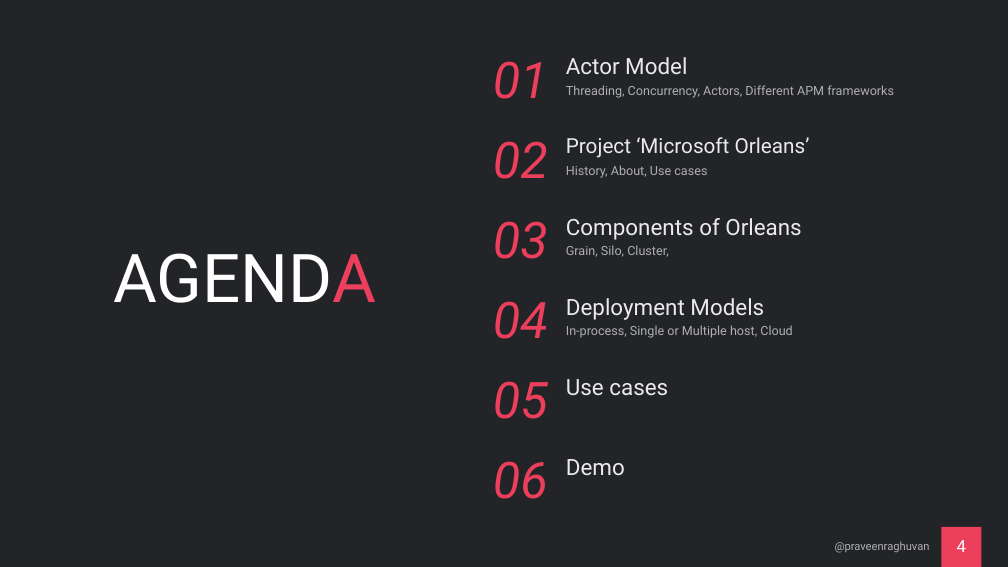
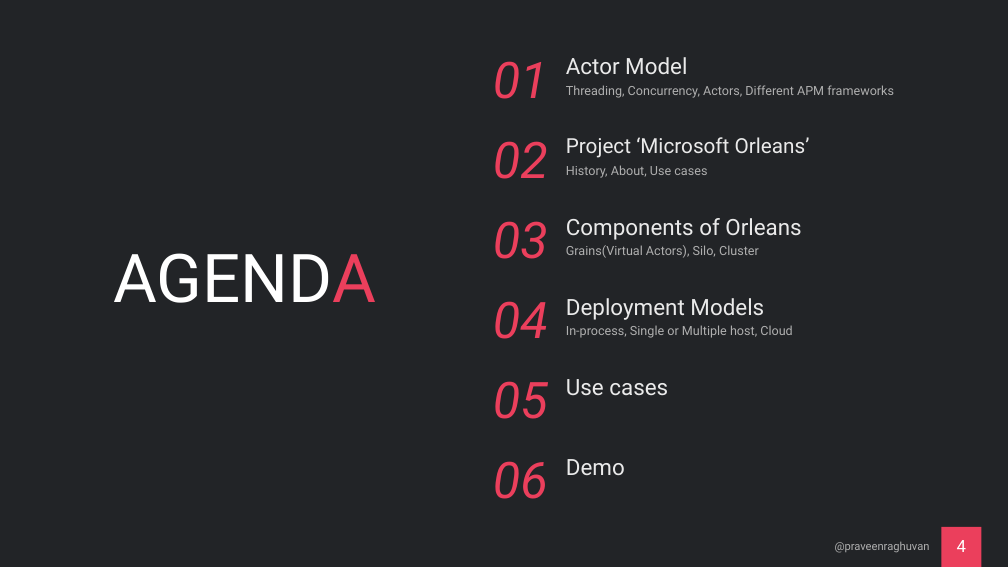
Before and after one commit to praveenraghuvanshi/tech-sessions, a slide deck: slide 4 of drafts/Orleans/ppt/Orleans_draft.pptx. Drawn at 1008x567 pixels with LibreOffice and Linux fonts; fonts in the diff are those of the drawing. Boxes give left, top, right and bottom in pixels: in the first picture for what was removed or moved away, otherwise in the second. Text is boxed around its words. In the diff, an @@ line names an element or a change of style, - is before the commit and + after.

```diff
--- a/drafts/Orleans/ppt/Orleans_draft.pptx
+++ b/drafts/Orleans/ppt/Orleans_draft.pptx
@@ text at (566, 245, 759, 258): text changed @@
-Grain, Silo, Cluster,
+Grains(Virtual Actors), Silo, Cluster
```
Also in this commit, not shown: 4 other slides changed, 8 slides added, 19 other files.
